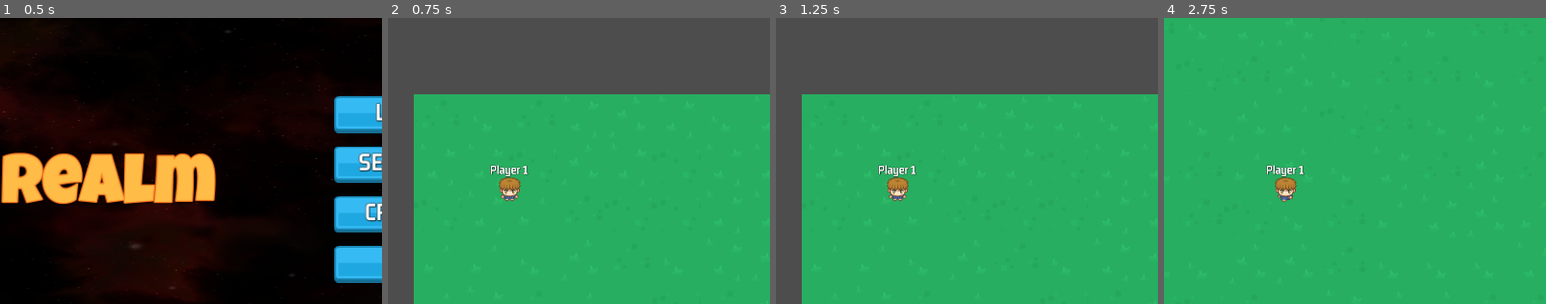
Above: before the commit, frames 1-4 (left to right).
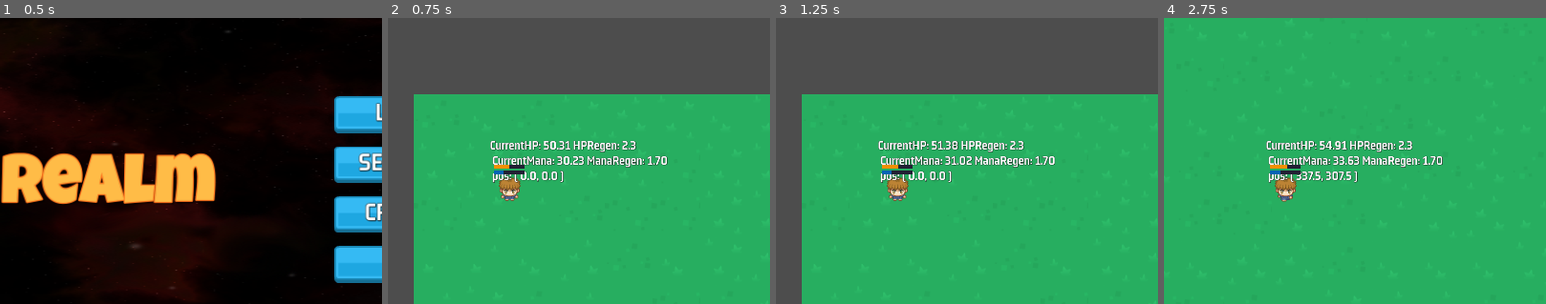
Above: after the commit, the same moments.

Repository: HelloImKevo/GodotGames
Game: Godot game, scene res://main_login/main_login.tscn
Two runs of this game, one before a commit and one after it. Both use one fixed random seed, a clock stepped at 60 frames per second and the inputs below.
Inputs:
- Up to frame 1 (0.5 s): no input
- Up to frame 2 (0.75 s): click "LOGIN" at 0.5 s
- Up to frame 3 (1.25 s): no input
- Up to frame 4 (2.75 s): hold D (move_right) 1.28-2.03 s; hold S (move_down) from 2.03 s (still down)
The pictures show only the part of the screen within x 34-84%, y 20-70%; the shares and areas given below are measured in that part.

Frame 1 is identical in both runs. In frame 2, 2.5% of the frame differs, in the area x 26-74%, y 43-58%; in frame 3, 2.5%; in frame 4, 2.7%, in the area x 26-73%, y 43-58%.

Commit message:
[Bullet] Define core 'Attributes' with RPG stats, build HP and Mana resource bars

Diff:
--- /dev/null
+++ b/BulletRealm/core/attributes.gd
@@ -0,0 +1,114 @@
+class_name Attributes
+extends Node
+
+# -- Integer Stats
+
+const LEVEL: String = "Level"
+const CURRENT_EXP: String = "CurrentExp"
+const EXP_REQUIRED_NEXT_LEVEL: String = "ExpRequiredNextLevel"
+const TOTAL_EXP: String = "TotalExp"
+
+# -- Level Scaling Stats: Vitality (HP per level), Strength (DMG per level),
+# -- Toughness (DEF per level), Intellect (Magic DMG)
+
+const VITALITY: String = "Vitality"
+const STRENGTH: String = "Strength"
+const TOUGHNESS: String = "Toughness"
+const INTELLECT: String = "Intellect"
+
+# -- Core Resources: HP, Mana
+
+const CURRENT_HP: String = "CurrentHP"
+const MAX_HP: String = "MaxHP"
+const CURRENT_MANA: String = "CurrentMana"
+const MAX_MANA: String = "MaxMana"
+const HP_REGEN: String = "HPRegen"
+const MANA_REGEN: String = "ManaRegen"
+
+var _stats: Dictionary = {
+	# Integers
+	LEVEL: 0,
+	CURRENT_EXP: 0,
+	EXP_REQUIRED_NEXT_LEVEL: 0,
+	TOTAL_EXP: 0,
+
+	VITALITY: 0,
+	STRENGTH: 0,
+	TOUGHNESS: 0,
+	INTELLECT: 0,
+
+	# Floats
+	CURRENT_HP: 0.0,
+	MAX_HP: 0.0,
+	CURRENT_MANA: 0.0,
+	MAX_MANA: 0.0,
+	"RunSpeed": 0.0,
+	HP_REGEN: 0.0,
+	MANA_REGEN: 0.0,
+	"CursorRange": 0.0
+}
+
+
+func _to_string() -> String:
+	return "Attributes"
+
+
+func _ready():
+	pass
+
+
+func init_level(starting_level: int, current_exp: int, exp_required_next_level: int, total_exp: int) -> void:
+	assert(current_exp <= total_exp)
+	update_stat(LEVEL, starting_level)
+	update_stat(CURRENT_EXP, current_exp)
+	update_stat(EXP_REQUIRED_NEXT_LEVEL, exp_required_next_level)
+	update_stat(TOTAL_EXP, total_exp)
+
+
+func init_core_resources(current_hp: float, max_hp: float, current_mana: float, max_mana: float) -> void:
+	# Note: MAX values must be specified first.
+	update_stat(MAX_HP, max_hp)
+	update_stat(MAX_MANA, max_mana)
+
+	update_stat(CURRENT_HP, current_hp)
+	update_stat(CURRENT_MANA, current_mana)
+
+
+func current_hp() -> float:
+	return stat(CURRENT_HP)
+
+
+func current_mana() -> float:
+	return stat(CURRENT_MANA)
+
+
+## Gets the current value for the specified stat [key].
+func stat(key: String) -> Variant:
+	return _stats[key]
+
+
+func update_stat(key: String, amount) -> void:
+	var new_amount = _stats[key] + amount
+
+	if CURRENT_HP == key:
+		_set_stat(key, min(new_amount, _stats[MAX_HP]))
+	elif CURRENT_MANA == key:
+		_set_stat(key, min(new_amount, _stats[MAX_MANA]))
+	else:
+		_set_stat(key, new_amount)
+
+
+## Heals HP per second based on delta since last process.
+func apply_hp_regen(delta) -> void:
+	var hp_regen = _stats[HP_REGEN] * delta
+	update_stat(CURRENT_HP, hp_regen)
+
+
+## Restores Mana per second based on delta since last process.
+func apply_mana_regen(delta) -> void:
+	var mana_regen = _stats[MANA_REGEN] * delta
+	update_stat(CURRENT_MANA, mana_regen)
+
+
+func _set_stat(key: String, amount) -> void:
+	_stats[key] = amount
--- /dev/null
+++ b/BulletRealm/core/attributes.tscn
@@ -0,0 +1,7 @@
+[gd_scene load_steps=2 format=3 uid="uid://mfmsre4vrt1g"]
+
+[ext_resource type="Script" path="res://core/attributes.gd" id="1_mm4my"]
+
+[node name="Attributes" type="Node"]
+process_mode = 4
+script = ExtResource("1_mm4my")
--- /dev/null
+++ b/BulletRealm/gui/resource_bar.gd
@@ -0,0 +1,71 @@
+class_name ResourceBar
+extends TextureProgressBar
+## ResourceBar : A health or mana bar that can be associated with a Player or an Enemy.
+
+
+## TODO: Another solution to the "Rotating Health Bar" problem is to make this
+## have a Node2D parent, and then reference the @onready texture_progress_bar
+## and programmatically update that way. Then, the parent global_rotation could
+## be fixed to 0.
+
+## Signal fired when the resource bar is empty. If the Health is empty, this
+## could mean that the unit is dead.
+signal empty
+
+## Threshold when the resource bar will change to a warning color.
+@export var level_low: int = 30
+## Threshold when the resource bar will change color to indicate medium level.
+@export var level_med: int = 65
+## Starting resource amount, like HP or Mana.
+@export var start_amount: int = 100
+@export var fixed_color: Color = Color.BLACK
+
+const COLOR_DANGER: Color = Color("#cc0000")
+const COLOR_MIDDLE: Color = Color("#ff9900")
+const COLOR_GOOD: Color = Color("#33cc33")
+
+
+func _ready():
+	max_value = start_amount
+	value = start_amount
+	set_color()
+
+
+func set_color() -> void:
+	if fixed_color != Color.BLACK:
+		#print("color is not black")
+		tint_progress = fixed_color
+		return
+
+	if value < level_low:
+		tint_progress = COLOR_DANGER
+	elif value < level_med:
+		tint_progress = COLOR_MIDDLE
+	else:
+		tint_progress = COLOR_GOOD
+
+
+func set_amount(amount) -> void:
+	value = snapped(amount, 1)
+	set_color()
+
+
+## Updates the resource bar value, by a positive or negative amount.
+func update_value(v: int) -> void:
+	value += v
+	if value <= 0:
+		empty.emit()
+	set_color()
+
+
+## Reduces the resource bar by the specified amount (which should be positive).
+func take_damage(v: int) -> void:
+	update_value(-(abs(v)))
+
+
+func heal(v: int) -> void:
+	update_value(abs(v))
+
+
+func restore_mana(v: int) -> void:
+	update_value(abs(v))
--- /dev/null
+++ b/BulletRealm/gui/resource_bar.tscn
@@ -0,0 +1,14 @@
+[gd_scene load_steps=4 format=3 uid="uid://8nk1ej5opphj"]
+
+[ext_resource type="Texture2D" uid="uid://biqb5h1foasb2" path="res://assets/ui/square_shadow.png" id="1_cjmmy"]
+[ext_resource type="Texture2D" uid="uid://chgc3sfx6tk3x" path="res://assets/ui/progress_fill.png" id="2_ntk57"]
+[ext_resource type="Script" path="res://gui/resource_bar.gd" id="3_0ov76"]
+
+[node name="ResourceBar" type="TextureProgressBar"]
+offset_right = 40.0
+offset_bottom = 40.0
+value = 50.0
+nine_patch_stretch = true
+texture_under = ExtResource("1_cjmmy")
+texture_progress = ExtResource("2_ntk57")
+script = ExtResource("3_0ov76")
--- a/BulletRealm/player/player.gd
+++ b/BulletRealm/player/player.gd
@@ -1,6 +1,6 @@
 class_name Player
 extends CharacterBody2D
-## Player : Survivor character controlled by the user.
+## Player : Character controlled by the user.
 
 
 const MOTION_SPEED: float = 450.0
@@ -10,7 +10,10 @@
 
 @export var stunned = false
 
+@onready var attrs = $Attributes
 @onready var animation = $Animation
+@onready var health_bar = $HealthBar
+@onready var mana_bar = $ManaBar
 @onready var inputs = $Inputs
 var last_bomb_time = BOMB_RATE
 var current_anim = ""
@@ -27,6 +30,20 @@
 	position = synced_position
 	if str(name).is_valid_int():
 		get_node("Inputs/InputsSync").set_multiplayer_authority(str(name).to_int())
+
+	attrs.init_level(1, 0, 50, 0)
+	attrs.init_core_resources(50.0, 100.0, 30.0, 100.0)
+
+	attrs.update_stat(Attributes.HP_REGEN, 2.3)
+	attrs.update_stat(Attributes.MANA_REGEN, 1.7)
+
+
+func _process(delta):
+	_update_debug_label()
+	attrs.apply_hp_regen(delta)
+	attrs.apply_mana_regen(delta)
+	health_bar.set_amount(attrs.current_hp())
+	mana_bar.set_amount(attrs.current_mana())
 
 
 func _physics_process(delta):
@@ -65,12 +82,25 @@
 	elif inputs.motion.x > 0:
 		new_anim = "walk_right"
 
-	if stunned:
-		new_anim = "stunned"
+	#if stunned:
+		#new_anim = "stunned"
 
 	if new_anim != current_anim:
 		current_anim = new_anim
 		animation.play(current_anim)
+
+
+func _update_debug_label():
+	if Engine.get_physics_frames() % 4 == 0:
+		# To prevent a jittery label, only update once every 4 physics frames.
+		get_node("Label").text = "CurrentHP: %.2f HPRegen: %.1f \n CurrentMana: %.2f ManaRegen: %.2f \n pos: ( %.1f, %.1f )" % [
+			attrs.stat(Attributes.CURRENT_HP),
+			attrs.stat(Attributes.HP_REGEN),
+			attrs.stat(Attributes.CURRENT_MANA),
+			attrs.stat(Attributes.MANA_REGEN),
+			position.x,
+			position.y
+		]
 
 
 func set_player_name(value):
--- a/BulletRealm/player/player.tscn
+++ b/BulletRealm/player/player.tscn
@@ -1,9 +1,11 @@
-[gd_scene load_steps=13 format=3 uid="uid://d1a6tjiyjwtbe"]
+[gd_scene load_steps=15 format=3 uid="uid://d1a6tjiyjwtbe"]
 
 [ext_resource type="Script" path="res://player/player.gd" id="1_hfdu0"]
 [ext_resource type="Texture2D" uid="uid://b4umbmf60lmaf" path="res://assets/spritesheets/charwalk.png" id="2_uu735"]
 [ext_resource type="Script" path="res://player/player_controls.gd" id="3_lpflv"]
 [ext_resource type="LabelSettings" uid="uid://brur7ffhebkw5" path="res://assets/fonts/GM_34_White.tres" id="3_okag8"]
+[ext_resource type="PackedScene" uid="uid://mfmsre4vrt1g" path="res://core/attributes.tscn" id="4_77i1n"]
+[ext_resource type="PackedScene" uid="uid://8nk1ej5opphj" path="res://gui/resource_bar.tscn" id="4_r5k84"]
 
 [sub_resource type="CircleShape2D" id="CircleShape2D_87c88"]
 radius = 15.0
@@ -143,14 +145,28 @@
 
 [node name="Label" type="Label" parent="."]
 offset_left = -26.0
-offset_top = -36.0
+offset_top = -69.0
 offset_right = 77.0
-offset_bottom = 2.0
+offset_bottom = -31.0
 scale = Vector2(0.5, 0.5)
 text = "Player 1"
 label_settings = ExtResource("3_okag8")
-horizontal_alignment = 1
 vertical_alignment = 1
+
+[node name="HealthBar" parent="." instance=ExtResource("4_r5k84")]
+offset_left = -20.0
+offset_top = -33.0
+offset_right = 20.0
+offset_bottom = -28.0
+
+[node name="ManaBar" parent="." instance=ExtResource("4_r5k84")]
+offset_left = -20.0
+offset_top = -26.0
+offset_right = 20.0
+offset_bottom = -21.0
+fixed_color = Color(0.0313726, 0.415686, 0.74902, 1)
+
+[node name="Attributes" parent="." instance=ExtResource("4_77i1n")]
 
 [node name="MultiplayerSynchronizer" type="MultiplayerSynchronizer" parent="."]
 
Binary file added: BulletRealm/assets/ui/progress_fill.png
Not shown, added: BulletRealm/assets/ui/progress_fill.png.import
Binary file added: BulletRealm/assets/ui/square_shadow.png
Not shown, added: BulletRealm/assets/ui/square_shadow.png.import
